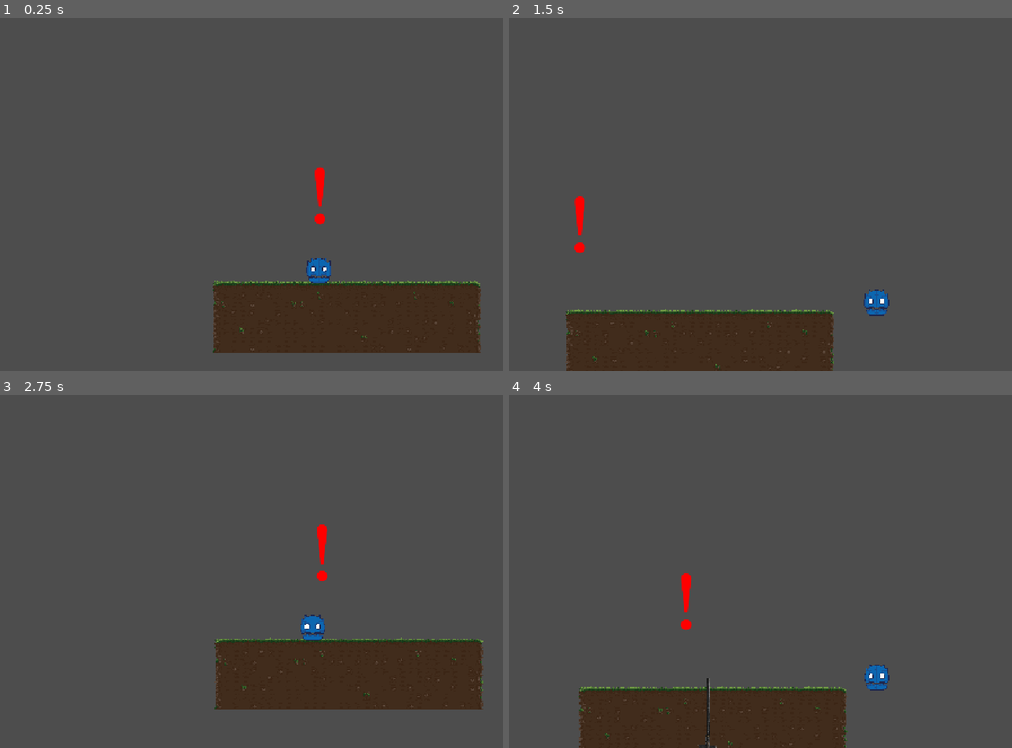
Above: before the commit, frames 1-4 (two rows, left to right).
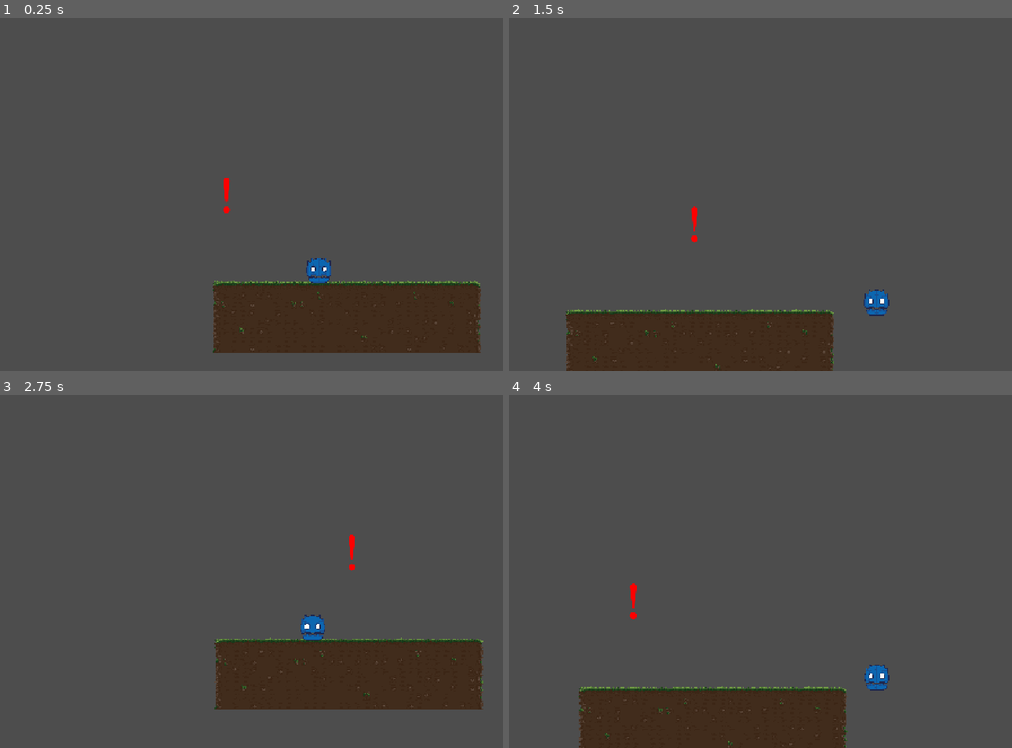
Above: after the commit, the same moments.

Repository: Captsaiz/preHaven
Game: Godot game, scene res://Scenes/main.tscn
The game is run twice, just before and just after one commit, with the same random seed, the same clock (stepped at 60 frames per second) and the same inputs.
Inputs:
- Up to frame 1 (0.25 s): no input
- Up to frame 2 (1.5 s): hold Right (ui_right) from 0.53 s (still down)
- Up to frame 3 (2.75 s): release Right (ui_right) at 2.03 s; hold Left (ui_left) from 2.03 s (still down)
- Up to frame 4 (4 s): release Left (ui_left) at 2.78 s; hold Right (ui_right) from 2.78 s (still down)

The runs differ from the first frame. In frame 1, 0.3% of the frame differs, in the area x 44-65%, y 42-59%; in frame 2, 0.3%; in frame 3, 0.3%; in frame 4, 0.4%, in the area x 24-42%, y 50-100%.

Commit message:
Restructured warning_symbol and warning_symbol will hide wehn the spear passes over it

Diff:
--- /dev/null
+++ b/Scenes/Warning_Symbol(1).tscn
@@ -0,0 +1,19 @@
+[gd_scene format=3 uid="uid://6ed8wx08em86"]
+
+[ext_resource type="Texture2D" uid="uid://cb2b8wddoyd4s" path="res://Assets/warning-symbol.png" id="1_avdq6"]
+
+[sub_resource type="RectangleShape2D" id="RectangleShape2D_x7yax"]
+size = Vector2(41, 6)
+
+[node name="Warning_Symbol" type="StaticBody2D" unique_id=1619241980]
+
+[node name="Sprite2D" type="Sprite2D" parent="." unique_id=2139832275]
+texture_filter = 2
+texture = ExtResource("1_avdq6")
+
+[node name="Area2D" type="Area2D" parent="." unique_id=338330659]
+position = Vector2(0, -66)
+
+[node name="CollisionShape2D" type="CollisionShape2D" parent="Area2D" unique_id=1382064454]
+position = Vector2(0, 6)
+shape = SubResource("RectangleShape2D_x7yax")
--- a/Scenes/Warning_Symbol.tscn
+++ b/Scenes/Warning_Symbol.tscn
@@ -1,18 +1,16 @@
-[gd_scene format=3 uid="uid://6ed8wx08em86"]
+[gd_scene format=3 uid="uid://vdn3vyr5lib4"]
 
 [ext_resource type="Texture2D" uid="uid://cb2b8wddoyd4s" path="res://Assets/warning-symbol.png" id="1_avdq6"]
 
-[sub_resource type="RectangleShape2D" id="RectangleShape2D_x7yax"]
-size = Vector2(41, 6)
+[sub_resource type="RectangleShape2D" id="RectangleShape2D_ueaft"]
+size = Vector2(25, 5.5)
 
-[node name="Warning_Symbol" type="StaticBody2D" unique_id=1619241980]
+[node name="warning_symbol" type="Area2D" unique_id=409516098]
 
-[node name="Sprite2D" type="Sprite2D" parent="." unique_id=2139832275]
+[node name="CollisionShape2D" type="CollisionShape2D" parent="." unique_id=592937787]
+position = Vector2(0, -60)
+shape = SubResource("RectangleShape2D_ueaft")
+
+[node name="Sprite2D" type="Sprite2D" parent="." unique_id=1788562765]
 texture_filter = 2
 texture = ExtResource("1_avdq6")
-
-[node name="Area2D" type="Area2D" parent="." unique_id=338330659]
-position = Vector2(0, -66)
-
-[node name="CollisionShape2D" type="CollisionShape2D" parent="Area2D" unique_id=1382064454]
-shape = SubResource("RectangleShape2D_x7yax")
--- a/Scenes/main.tscn
+++ b/Scenes/main.tscn
@@ -6,8 +6,8 @@
 [ext_resource type="PackedScene" uid="uid://dphrrbhtuyu05" path="res://Scenes/Killzone.tscn" id="3_8gbba"]
 [ext_resource type="PackedScene" uid="uid://b5pwaencdapny" path="res://Scenes/Enemy.tscn" id="4_jjvhh"]
 [ext_resource type="Script" uid="uid://ccv607aqcmlhk" path="res://Scripts/enemy.gd" id="5_kry3j"]
-[ext_resource type="PackedScene" uid="uid://6ed8wx08em86" path="res://Scenes/Warning_Symbol.tscn" id="6_21xkr"]
-[ext_resource type="Script" uid="uid://c3173b8b0h8oc" path="res://Scripts/warning_symbol.gd" id="7_6bp64"]
+[ext_resource type="PackedScene" uid="uid://vdn3vyr5lib4" path="res://Scenes/Warning_Symbol.tscn" id="6_21xkr"]
+[ext_resource type="Script" uid="uid://b88pd5rv00srp" path="res://Scenes/warning_symbol.gd" id="8_344ge"]
 
 [sub_resource type="TileSetAtlasSource" id="TileSetAtlasSource_8gbba"]
 texture = ExtResource("2_bo1nx")
@@ -757,16 +757,14 @@
 
 [node name="AudioStreamPlayer2D" type="AudioStreamPlayer2D" parent="Enemy" unique_id=1380429891]
 
-[node name="Warning_Symbol" parent="." unique_id=1619241980 instance=ExtResource("6_21xkr")]
-position = Vector2(504, 255)
-scale = Vector2(0.8, 0.8)
-script = ExtResource("7_6bp64")
-
-[connection signal="enemy_x_pos_reset" from="." to="Warning_Symbol" method="_on_main_enemy_x_pos_reset"]
+[node name="Area2D" parent="." unique_id=409516098 instance=ExtResource("6_21xkr")]
+scale = Vector2(0.5, 0.5)
+collision_layer = 3
+collision_mask = 3
+script = ExtResource("8_344ge")
+
 [connection signal="ready" from="Enemy" to="Enemy" method="_on_ready"]
 [connection signal="body_entered" from="Enemy/Area2D" to="Enemy" method="_on_area_2d_body_entered"]
-[connection signal="ready" from="Warning_Symbol" to="Warning_Symbol" method="_on_ready"]
-[connection signal="body_entered" from="Warning_Symbol/Area2D" to="Warning_Symbol" method="_on_area_2d_body_entered"]
+[connection signal="body_entered" from="Area2D" to="Area2D" method="_on_body_entered"]
 
 [editable path="Enemy"]
-[editable path="Warning_Symbol"]
--- /dev/null
+++ b/Scenes/warning_symbol.gd
@@ -0,0 +1,16 @@
+extends Area2D
+
+@onready var root := get_tree().current_scene as MainScene
+
+func _ready() -> void:
+	if root:
+		root.enemy_x_pos_reset.connect(_on_enemy_x_pos_reset)
+
+func _on_enemy_x_pos_reset(new_x: float) -> void:
+	global_position = Vector2(new_x, 255)
+	visible = true
+
+
+func _on_body_entered(body: Node2D) -> void:
+	if body.is_in_group("Spear"):
+		visible = false
--- a/Scripts/enemy.gd
+++ b/Scripts/enemy.gd
@@ -12,7 +12,8 @@
 
 # Start reset_position during the first initialization
 func _ready() -> void:
-	reset_position.call_deferred(false)
+
+	reset_position.call_deferred()
 
 func _physics_process(delta: float) -> void:
 	if is_game_over or get_tree().paused:
--- a/Scripts/warning_symbol.gd
+++ b/Scripts/warning_symbol(1).gd
@@ -8,7 +8,10 @@
 
 func _on_enemy_x_pos_reset(new_x: float) -> void:
 	global_position = Vector2(new_x, 255)
+	visible = true
 
 
 
-# func _on_area_2d_body_entered(body: Node2D) -> void:
+func _on_area_2d_body_entered(body: Node2D) -> void:
+	if body.is_in_group("Spear"):
+		visible = false
Not shown, added: Scenes/warning_symbol.gd.uid
Renamed: Scripts/warning_symbol.gd.uid -> Scripts/warning_symbol(1).gd.uid
